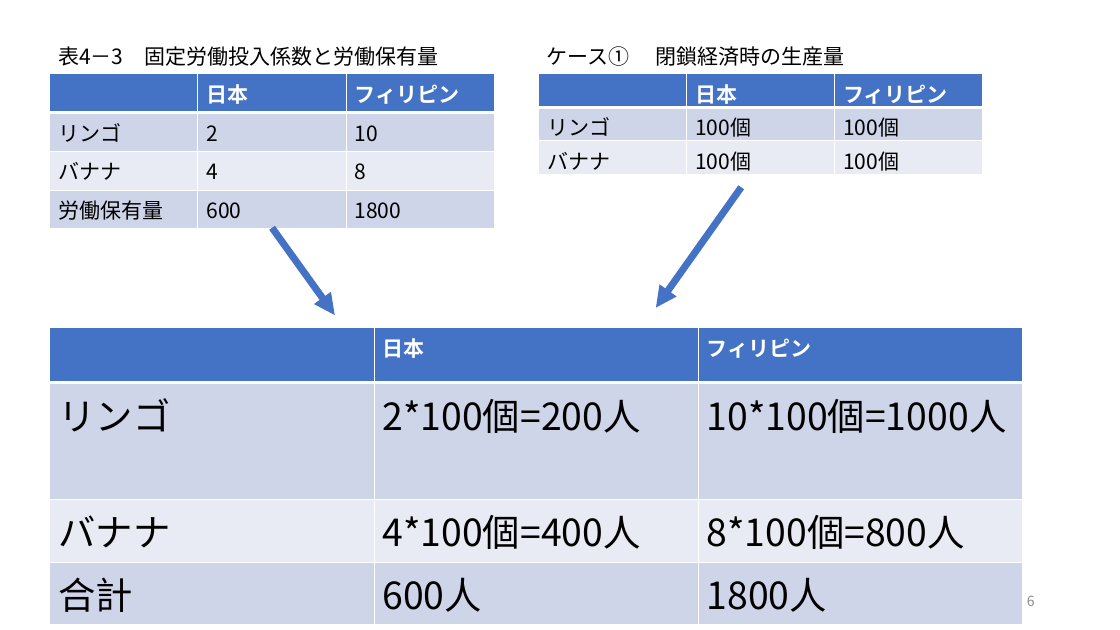
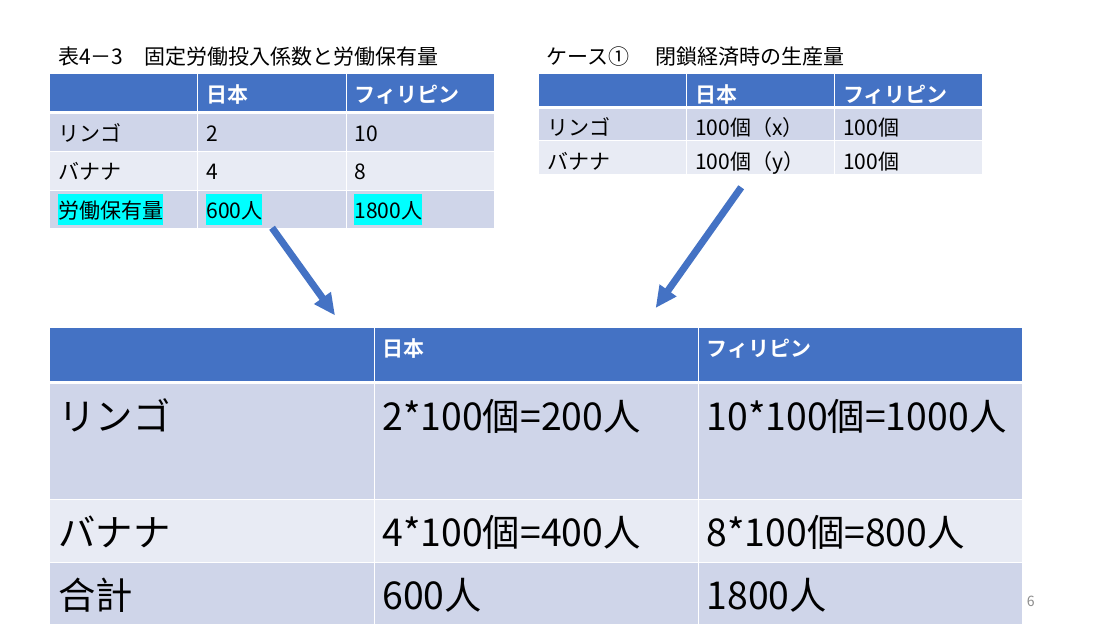
Before and after one commit to ayumu-tanaka/mof2026, a slide deck: slide 6 of slides/04.pptx. Drawn at 1120x630 pixels with LibreOffice and Linux fonts; fonts in the diff are those of the drawing. Boxes give left, top, right and bottom in pixels: in the first picture for what was removed or moved away, otherwise in the second. Text is boxed around its words. In the diff, an @@ line names an element or a change of style, - is before the commit and + after.

```diff
--- a/slides/04.pptx
+++ b/slides/04.pptx
@@ table at [50,74,493,224] @@
-row 4, column 2: 600
+row 4, column 2: 600人
-row 4, column 3: 1800
+row 4, column 3: 1800人
@@ highlight none to #00FFFF in "労働保有量" @@
@@ table at [539,74,982,178] @@
-row 2, column 2: 100個
+row 2, column 2: 100個（x）
-row 3, column 2: 100個
+row 3, column 2: 100個（y）
```
Also in this commit, not shown: 6 other slides changed, 1 other file.
